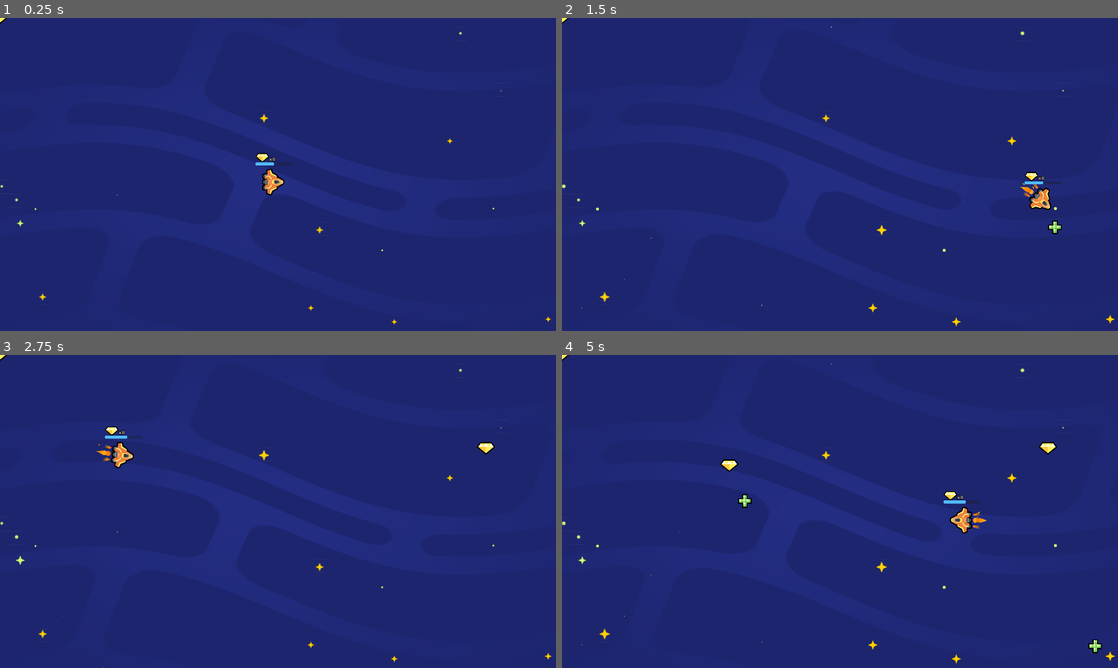
Above: before the commit, frames 1-4 (two rows, left to right).
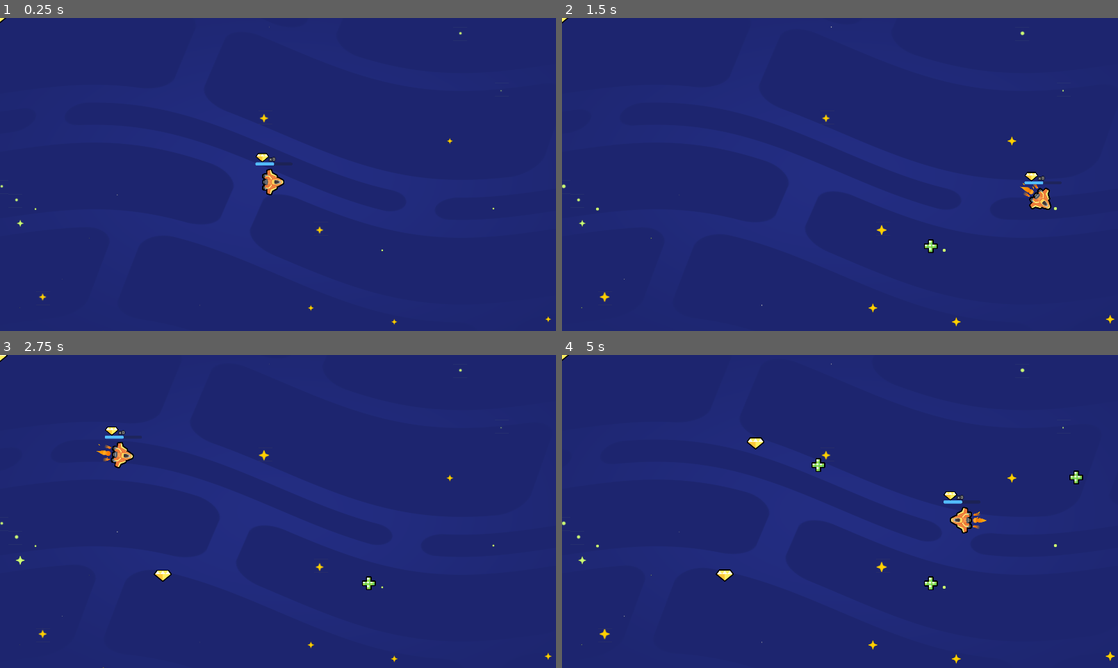
Above: after the commit, the same moments.

Repository: qzjo/2d-GameDev-Course
Game: Godot game, scene res://lessons/space_level.tscn
Two runs of this game, one before a commit and one after it. Both use one fixed random seed, a clock stepped at 60 frames per second and the inputs below.
Inputs:
- Up to frame 1 (0.25 s): no input
- Up to frame 2 (1.5 s): tap Enter at 0.5 s; hold D (move_right) 0.53-1.28 s; hold S (move_down) from 1.28 s (still down)
- Up to frame 3 (2.75 s): release S (move_down) at 2.03 s; hold D (move_right) from 2.03 s (still down)
- Up to frame 4 (5 s): release D (move_right) at 2.78 s; hold W (move_up) 2.78-3.53 s; hold A (move_left) from 3.53 s (still down)

The runs differ from the first frame. In frame 1, less than 0.1% of the frame differs, in the area x 0-2%, y 0-2%; in frame 2, 0.2%; in frame 3, 0.3%; in frame 4, 0.7%, in the area x 27-98%, y 26-96%.

Commit message:
L10-Make-the-items-float

Diff:
--- a/05.loot_it_all_workbook/lessons/item.gd
+++ b/05.loot_it_all_workbook/lessons/item.gd
@@ -4,4 +4,19 @@
 	queue_free()
 
 func _ready() -> void:
+
+	play_floating_animation()
 	area_entered.connect(_on_area_entered)
+
+func play_floating_animation() -> void:
+	var tween := create_tween()
+	var sprite_2d := get_node("Sprite2D")
+	tween.set_trans(Tween.TRANS_SINE)
+
+	var pos_offset := Vector2(0.0, 4.0)
+	var duration := randf_range(0.8, 1.2)
+
+	sprite_2d.position.y = -1.0 * pos_offset.y
+	tween.tween_property(sprite_2d, "position", pos_offset, duration)
+	tween.tween_property(sprite_2d, "position", -1.0 * pos_offset, duration)
+	tween.set_loops()
